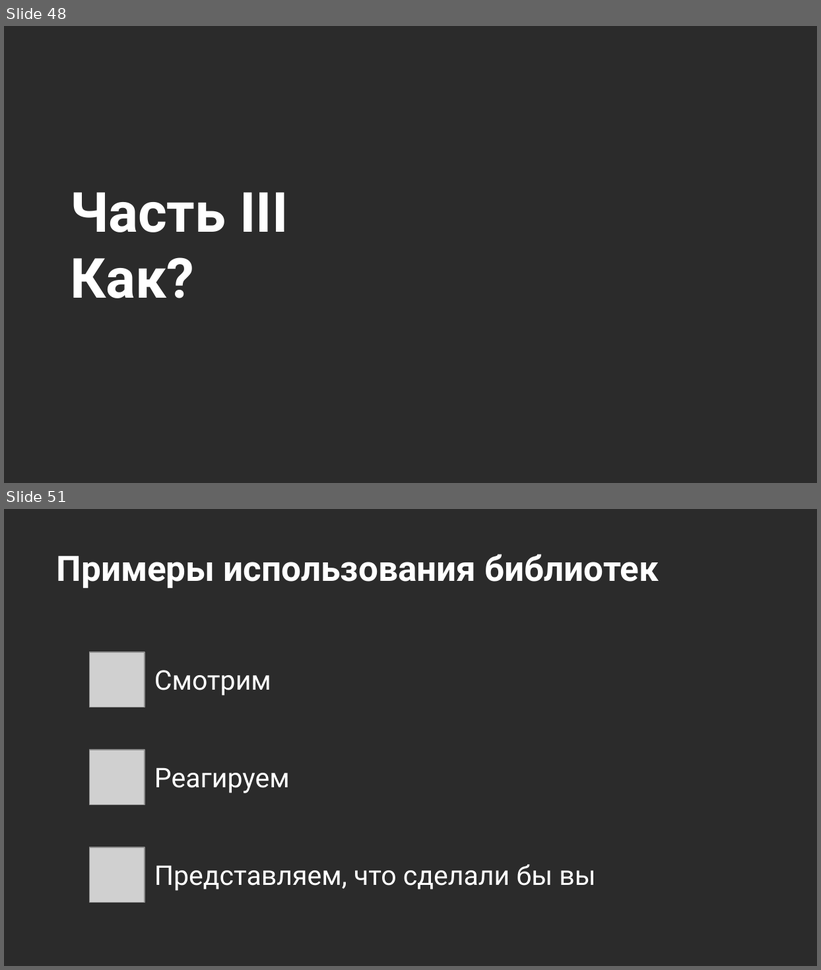
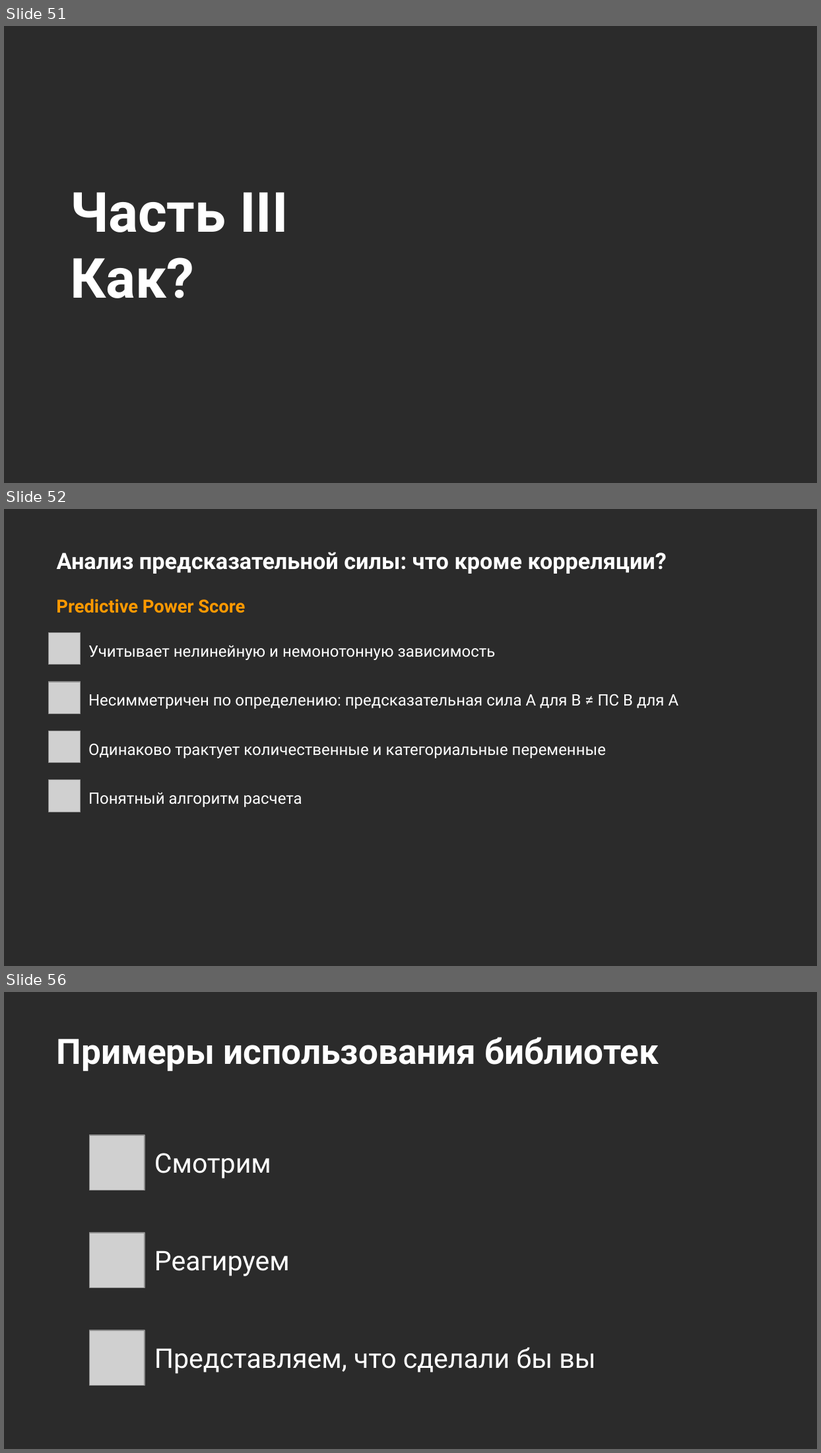
Before and after one commit to Marwolaeth/OTUS_R4DA, a slide deck: teaching/R4DA-EDA4ML.pptx. Shown one above the other, each under a label of ours: slides 48 and 51 before the commit, slides 51, 52 and 56 after it; the slides between them are not shown. The pictures are 821x970 and 821x1453 pixels, drawn with LibreOffice and Linux fonts; fonts in the diff are those of the drawing; grey boxes stand for pictures; background and template pictures are left out; a plain dark background stands for a picture behind light text. Boxes give left, top, right and bottom in pixels: in the first picture for what was removed or moved away, otherwise in the second. Text is boxed around its words. In the diff, an @@ line names an element or a change of style, - is before the commit and + after.

```diff
--- a/teaching/R4DA-EDA4ML.pptx
+++ b/teaching/R4DA-EDA4ML.pptx
@@ slide 52 added at (4,509,817,966), background picture (left out) @@
@@ title added at (57,552,667,574), 20 pt, text #FFFFFF, bold @@
+Анализ предсказательной силы: что кроме корреляции?
@@ text added at (56,599,245,613), 16 pt, text #FF9900, bold @@
+Predictive Power Score
@@ picture added at (49,632,81,664) @@
@@ text added at (88,645,496,660), 14 pt, text #FFFFFF @@
+Учитывает нелинейную и немонотонную зависимость
@@ picture added at (49,682,81,714) @@
@@ text added at (88,694,679,709), 14 pt, text #FFFFFF @@
+Несимметричен по определению: предсказательная сила A для B ≠ ПС B для A
@@ picture added at (49,731,81,762) @@
@@ text added at (88,743,606,758), 14 pt, text #FFFFFF @@
+Одинаково трактует количественные и категориальные переменные
@@ picture added at (49,780,81,813) @@
@@ text added at (88,792,302,807), 14 pt, text #FFFFFF @@
+Понятный алгоритм расчета
@@ what was slide 48 is now slide 51 @@
@@ what was slide 51 is now slide 56 @@
```
Also in this commit, not shown: 1 slide changed, 6 other slides added, 4 other files.
